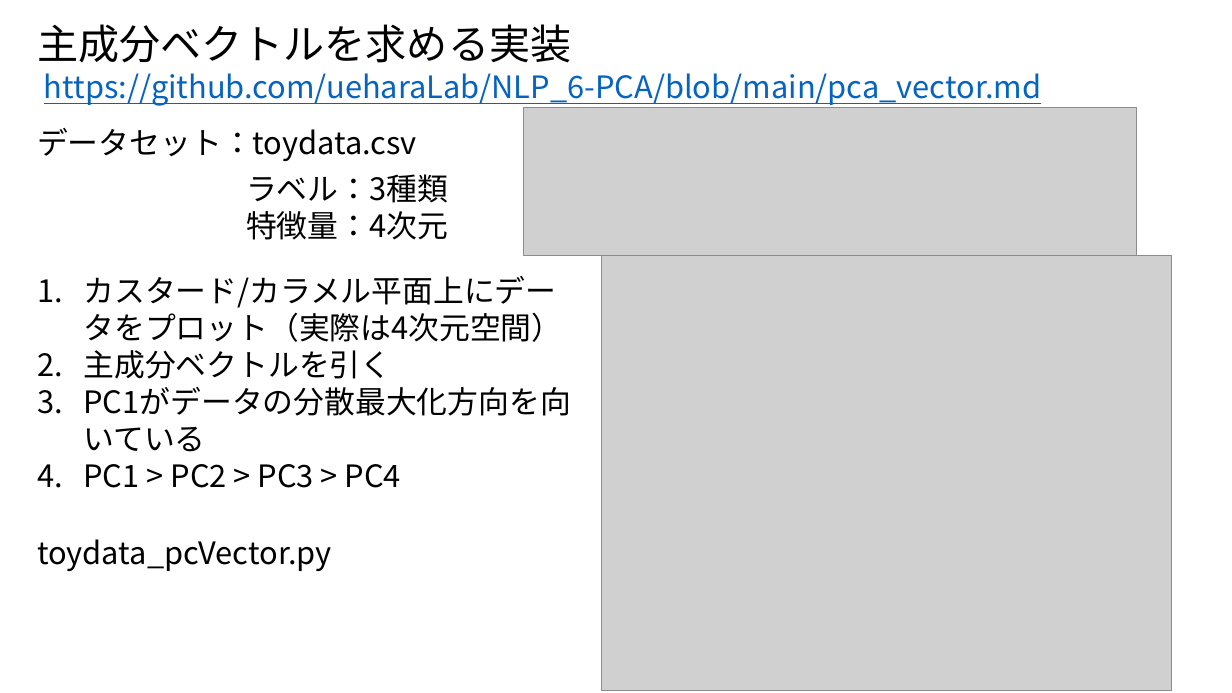
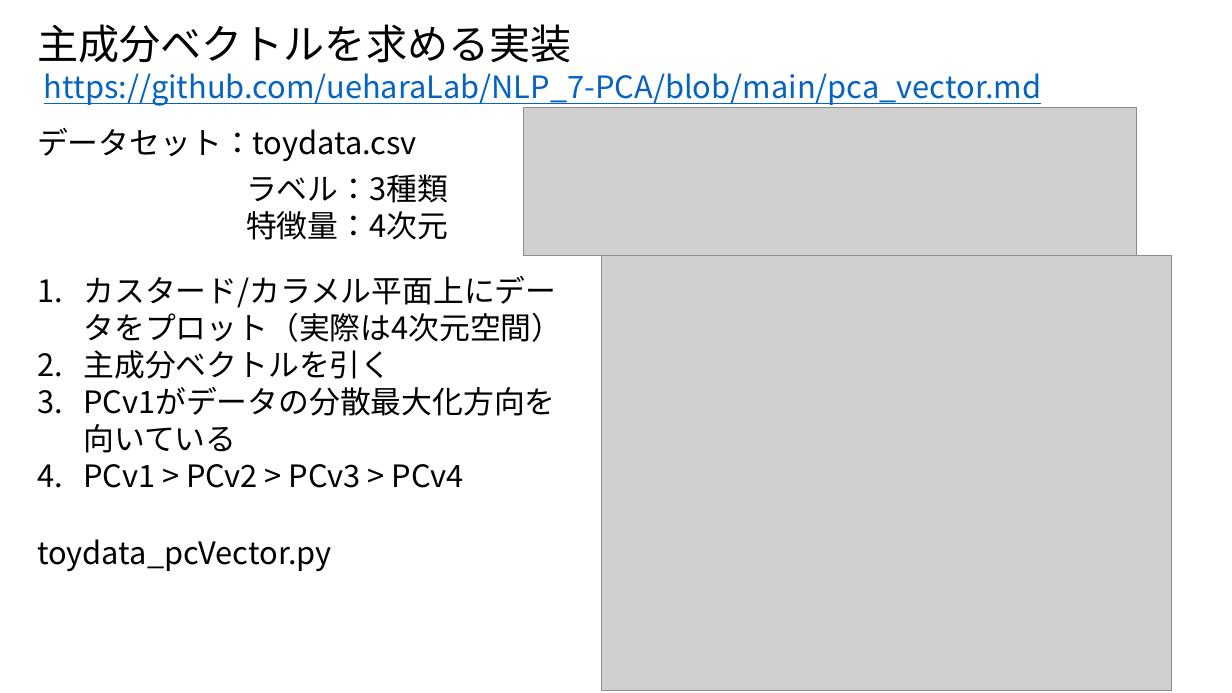
Before and after one commit to ueharaLab/NLP_7-PCA, a slide deck: slide 26 of NLP_6 PCA(BASICS).pptx (slide 22 before the commit). Drawn at 1232x693 pixels with LibreOffice and Linux fonts; fonts in the diff are those of the drawing; grey boxes stand for pictures. Boxes give left, top, right and bottom in pixels: in the first picture for what was removed or moved away, otherwise in the second. Text is boxed around its words. In the diff, an @@ line names an element or a change of style, - is before the commit and + after.

```diff
--- a/NLP_6 PCA(BASICS).pptx
+++ b/NLP_6 PCA(BASICS).pptx
@@ text at (44, 73, 1041, 106): text changed @@
-https://github.com/ueharaLab/NLP_6-PCA/blob/main/pca_vector.md
+https://github.com/ueharaLab/NLP_7-PCA/blob/main/pca_vector.md
@@ text at (83, 464, 464, 488): text changed @@
-3. PC1がデータの分散最大化方向を向いている
-4. PC1 > PC2 > PC3 > PC4
+3. PCv1がデータの分散最大化方向を向いている
+4. PCv1 > PCv2 > PCv3 > PCv4
```
Also in this commit, not shown: 25 other slides changed, 6 slides added, 10 other files.
